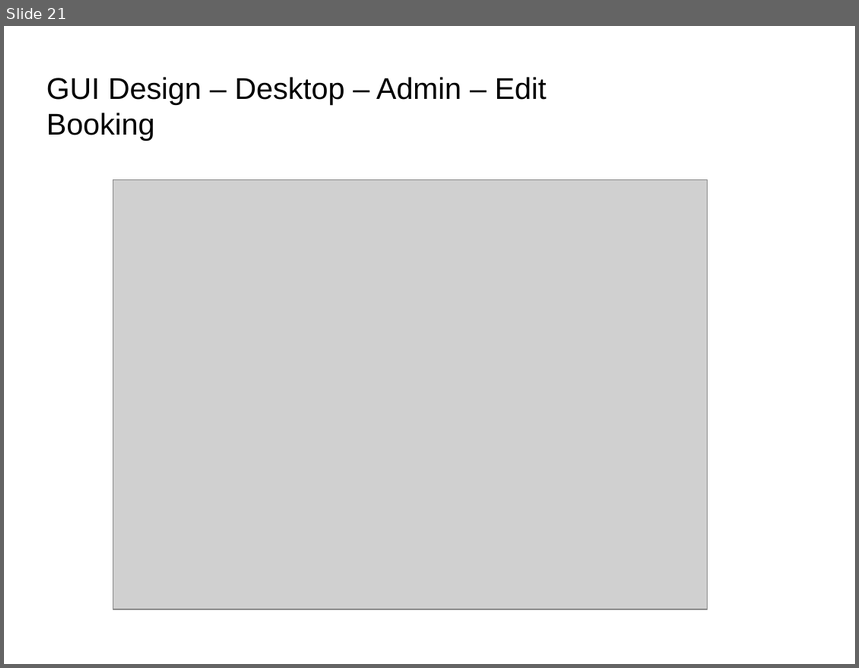
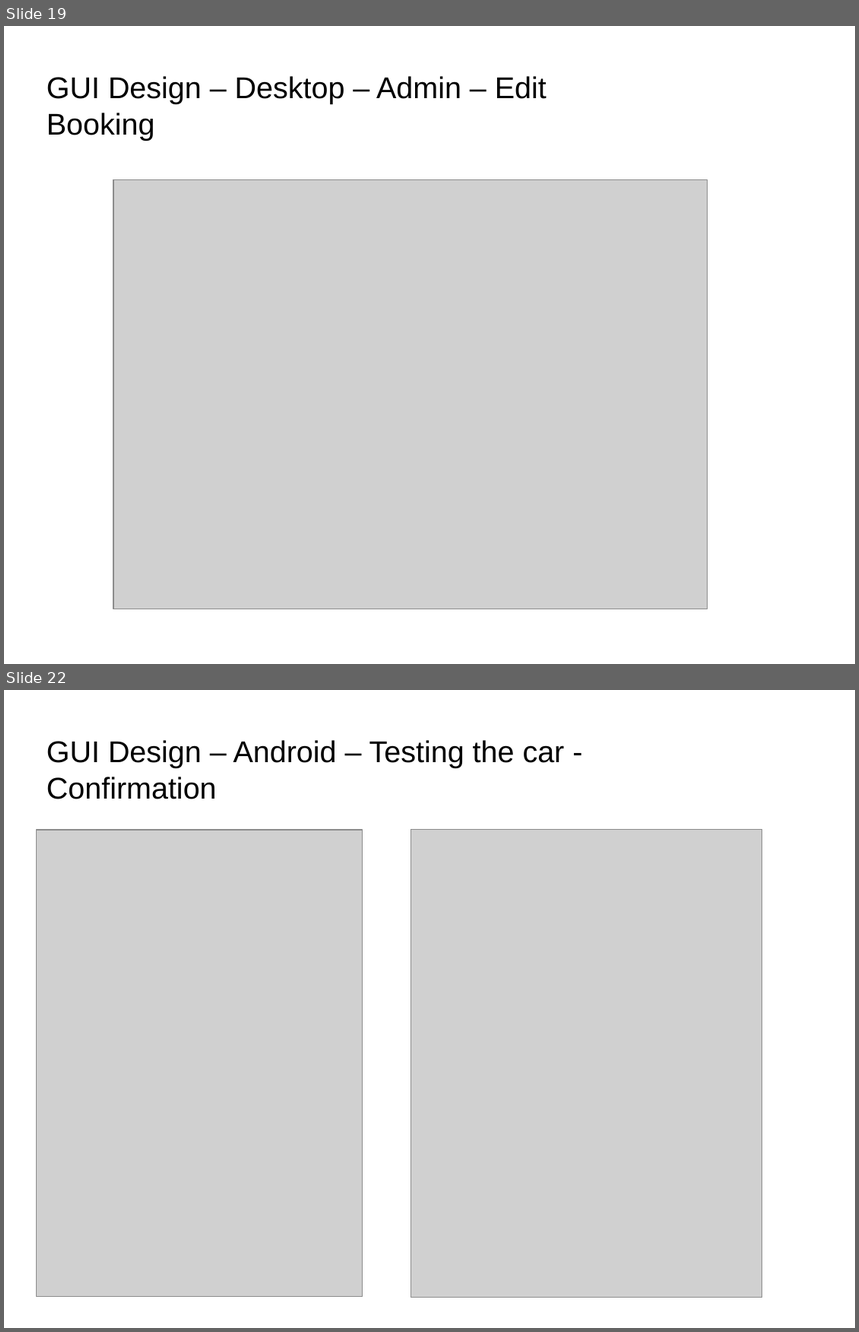
Before and after one commit to Matzkee/TeamProject, a slide deck: Documents/Team G - Design Presentation & Document.pptx. Shown one above the other, each under a label of ours: slide 21 before the commit, slides 19 and 22 after it; the slides between them are not shown. The pictures are 859x668 and 859x1332 pixels, drawn with LibreOffice and Linux fonts; fonts in the diff are those of the drawing; grey boxes stand for pictures; background and template pictures are left out. Boxes give left, top, right and bottom in pixels: in the first picture for what was removed or moved away, otherwise in the second. Text is boxed around its words. In the diff, an @@ line names an element or a change of style, - is before the commit and + after.

```diff
--- a/Documents/Team G - Design Presentation & Document.pptx
+++ b/Documents/Team G - Design Presentation & Document.pptx
@@ slide 22 added at bbox=[4, 690, 855, 1328], background picture (left out) @@
@@ text added at bbox=[47, 740, 565, 799], 28 pt, text #000000 @@
+GUI Design – Android – Testing the car - Confirmation
@@ picture added at bbox=[37, 830, 363, 1296] @@
@@ picture added at bbox=[412, 830, 762, 1298] @@
@@ what was slide 21 is now slide 19 @@
```
Also in this commit, not shown: 8 slides changed, 2 other slides added, 10 other files.
